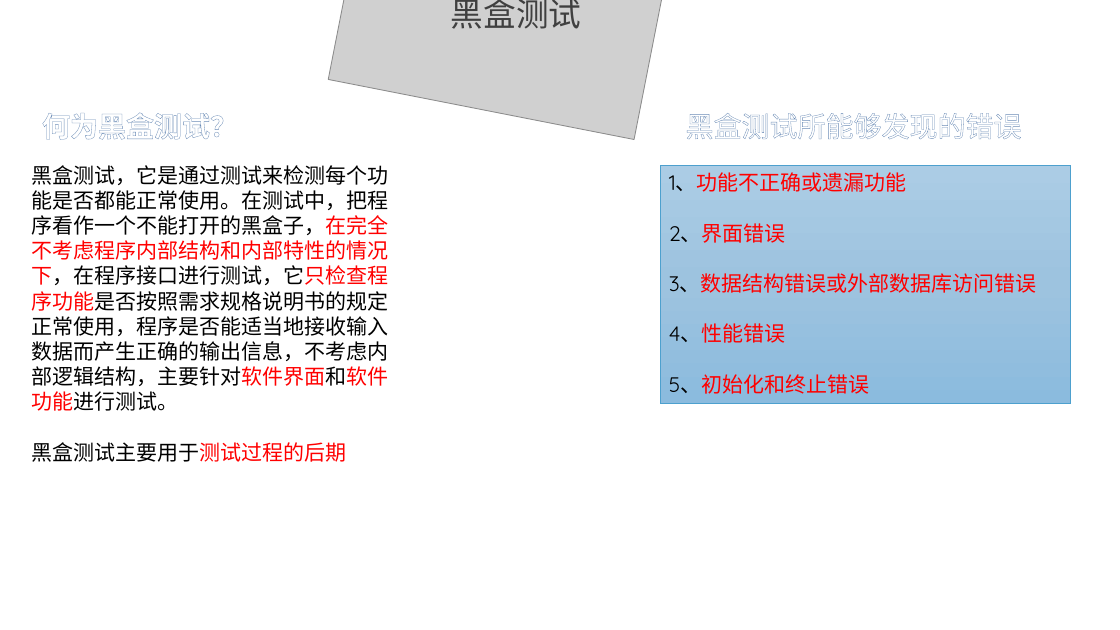
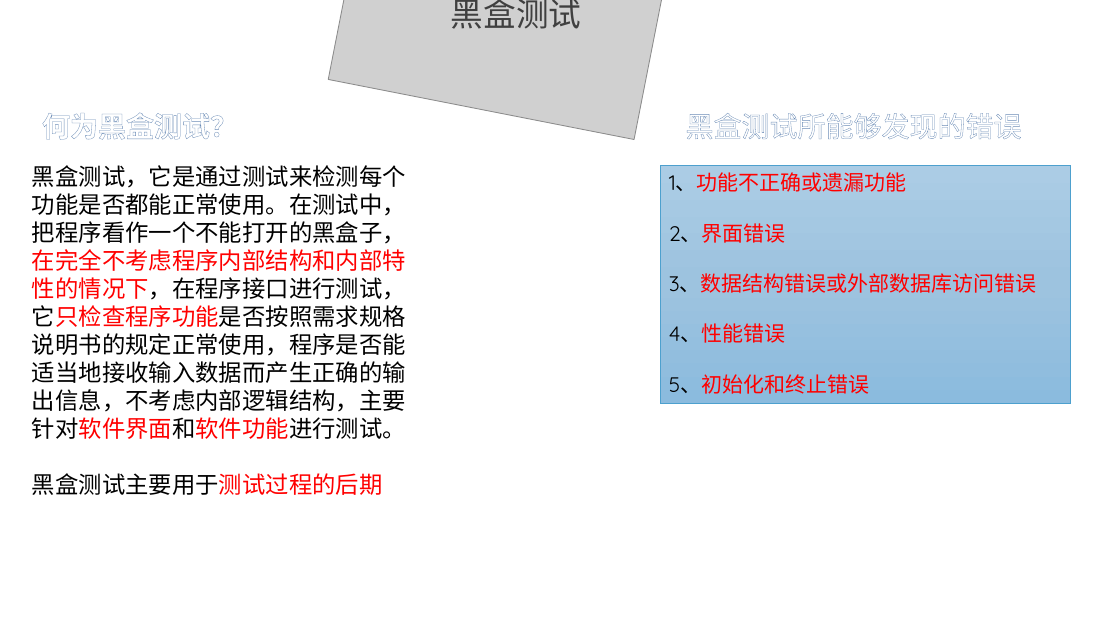
Before and after one commit to ConstanTWT/SE2020-G01, a slide deck: slide 33 of 翻转PPT/SE2020-G01-实现阶段翻转课堂PPT.pptx (slide 30 before the commit). Drawn at 1120x630 pixels with LibreOffice and Linux fonts; fonts in the diff are those of the drawing; grey boxes stand for pictures; background and template pictures are left out. Boxes give left, top, right and bottom in pixels: in the first picture for what was removed or moved away, otherwise in the second. Text is boxed around its words. In the diff, an @@ line names an element or a change of style, - is before the commit and + after.

```diff
--- a/翻转PPT/SE2020-G01-实现阶段翻转课堂PPT.pptx
+++ b/翻转PPT/SE2020-G01-实现阶段翻转课堂PPT.pptx
@@ text "黑盒测试，它是通过测试来检测每个功能是否都能正常使用。在测试中，把程序看作一个不能打开的黑盒子，在完全不考虑程序内部结构 ..." at [32,165,406,495]: size 18 to 20 pt @@
```
Also in this commit, not shown: 10 slides added, 2 slides removed.
